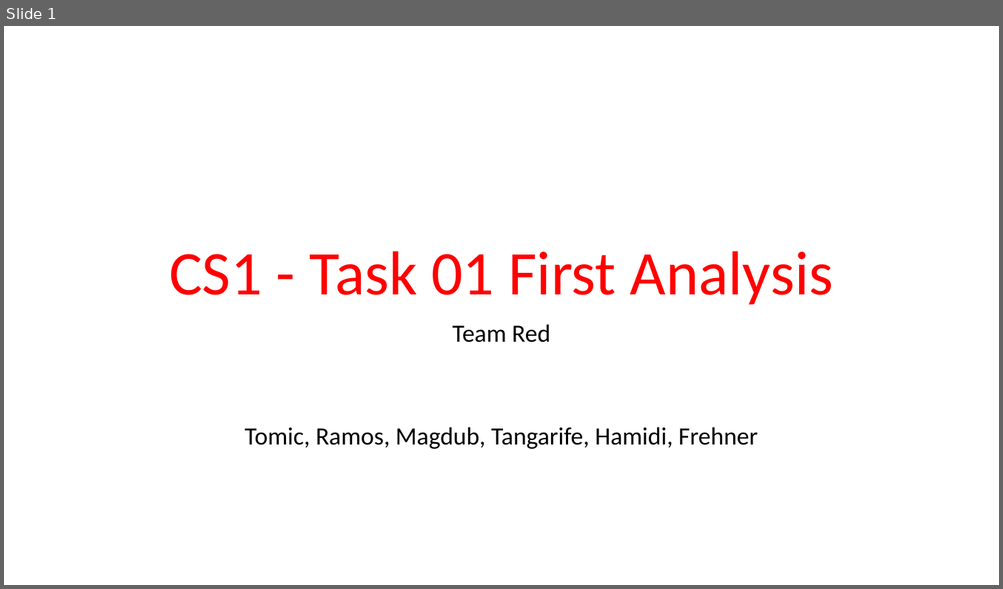
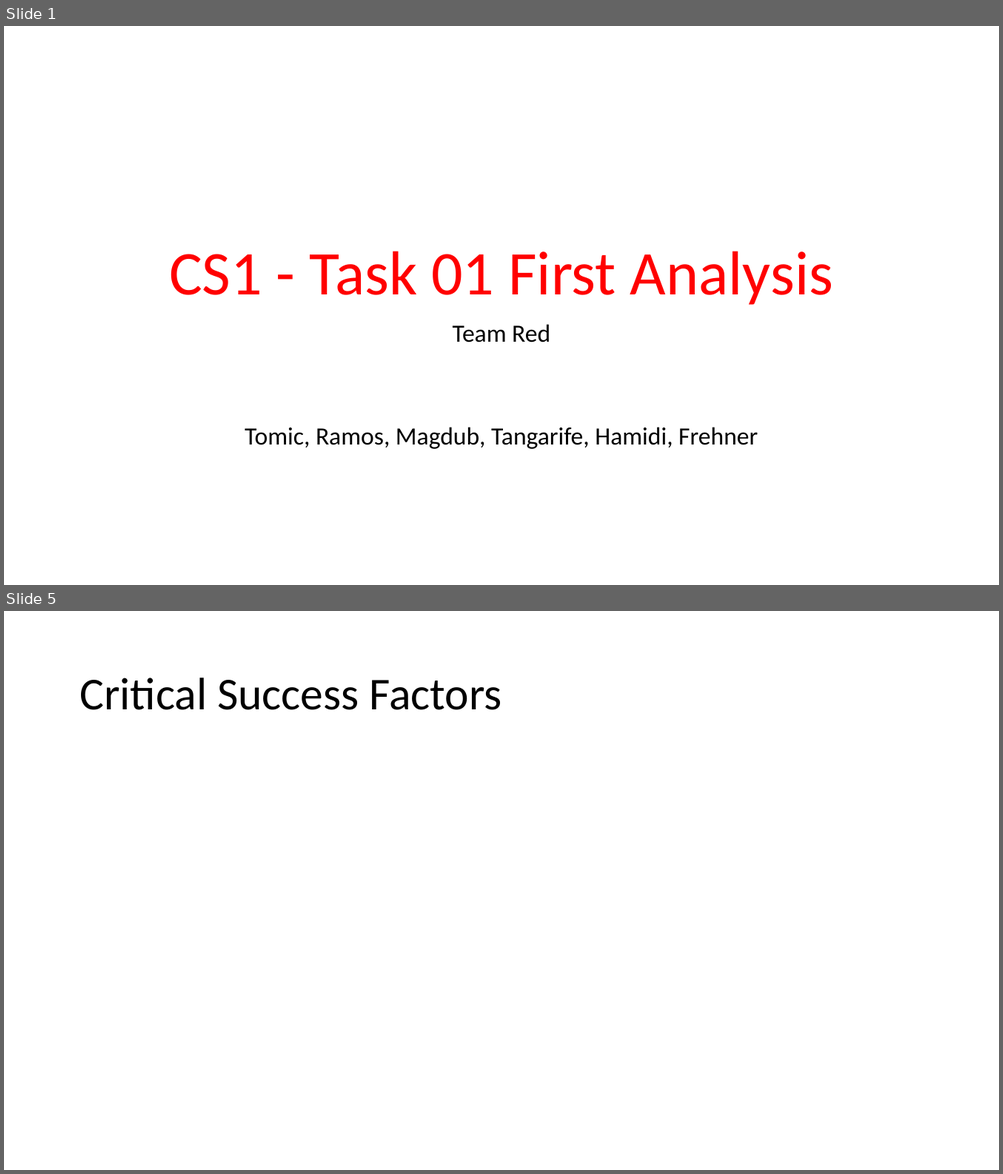
Before and after one commit to tomia1/ch.bfh.btx8081.w2016.red, a slide deck: doc/task1/red_task1.pptx. Shown one above the other, each under a label of ours: slide 1 before the commit, slides 1 and 5 after it; the slides between them are not shown. The pictures are 1003x589 and 1003x1174 pixels, drawn with LibreOffice and Linux fonts; fonts in the diff are those of the drawing. Boxes give left, top, right and bottom in pixels: in the first picture for what was removed or moved away, otherwise in the second. Text is boxed around its words. In the diff, an @@ line names an element or a change of style, - is before the commit and + after.

```diff
--- a/doc/task1/red_task1.pptx
+++ b/doc/task1/red_task1.pptx
@@ slide 5 added at <box>4,611,999,1170</box>, background #FFFFFF @@
@@ title added at <box>79,678,502,710</box>, 44 pt, text #000000 @@
+Critical Success Factors
```
Also in this commit, not shown: 1 slide changed, 2 other slides added, 1 slide removed.
